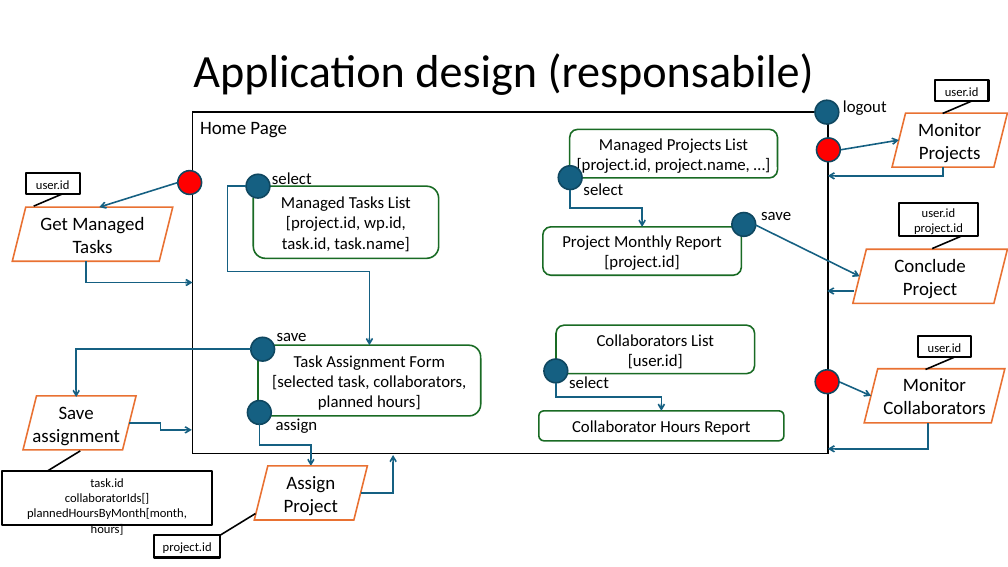
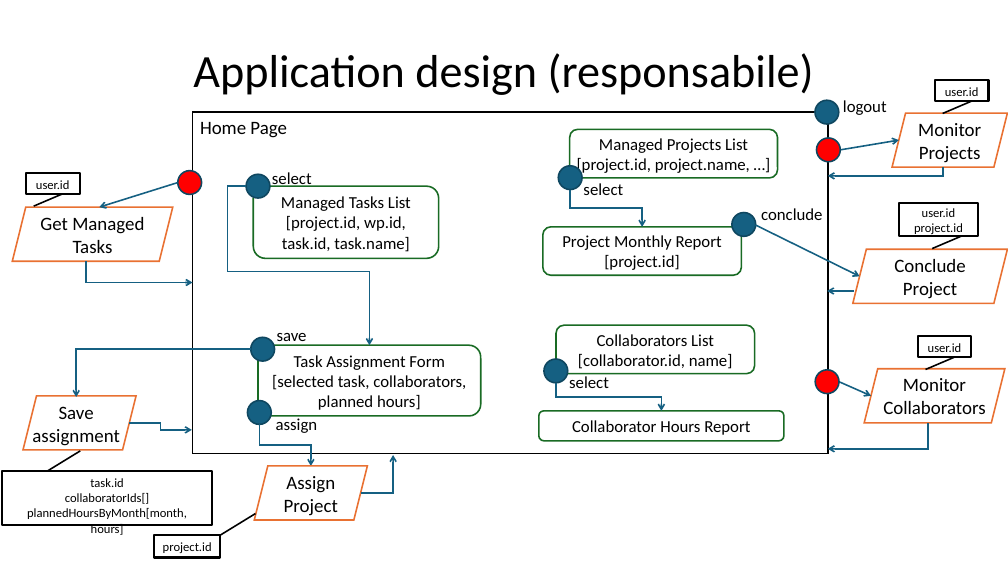
Before and after one commit to gilbertobrambilla/tiw-2026-html, a slide deck: slide 31 of docs/TIW_documentazione.pptx. Drawn at 1008x567 pixels with LibreOffice and Linux fonts; fonts in the diff are those of the drawing. Boxes give left, top, right and bottom in pixels: in the first picture for what was removed or moved away, otherwise in the second. Text is boxed around its words. In the diff, an @@ line names an element or a change of style, - is before the commit and + after.

```diff
--- a/docs/TIW_documentazione.pptx
+++ b/docs/TIW_documentazione.pptx
@@ text at (x1=761, y1=208, x2=822, y2=220): text changed @@
-save
+conclude
@@ text in rounded rectangle at (x1=578, y1=354, x2=733, y2=369): text changed @@
-[user.id]
+[collaborator.id, name]
```
Also in this commit, not shown: 1 slide added, 1 slide removed.
